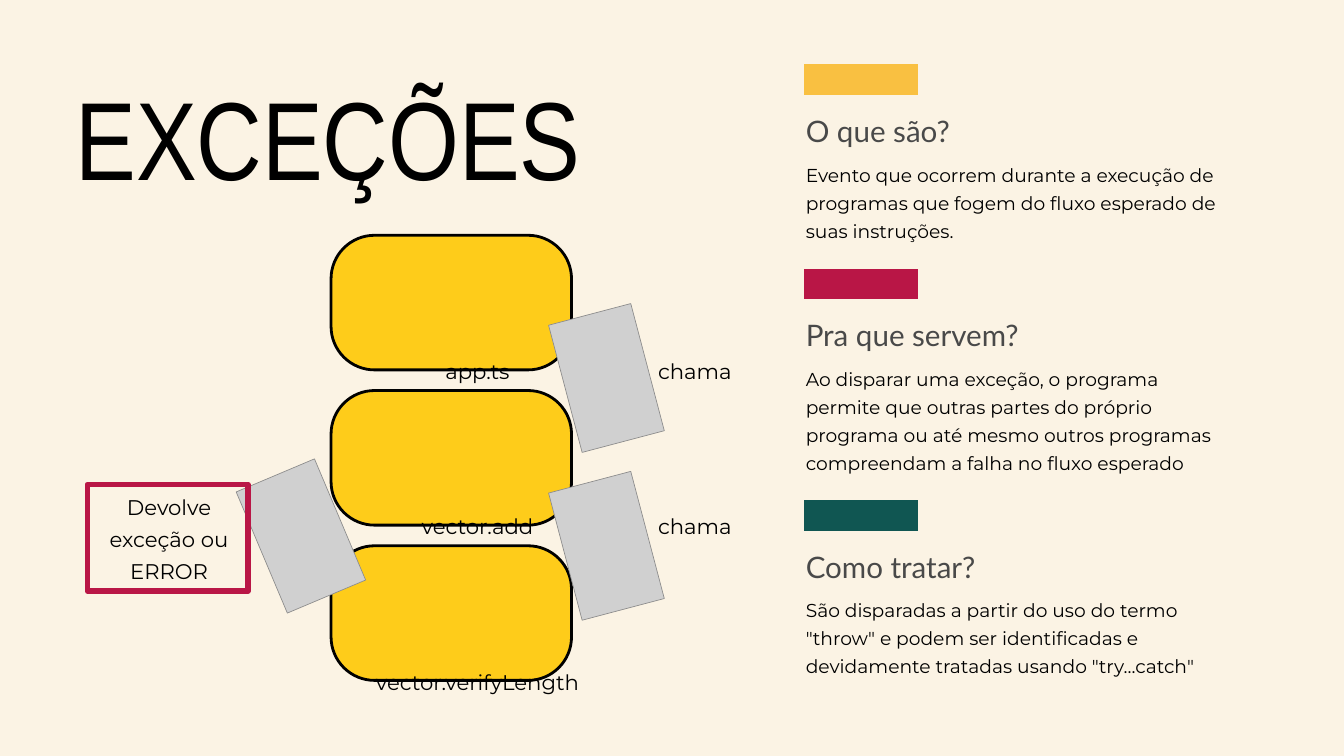
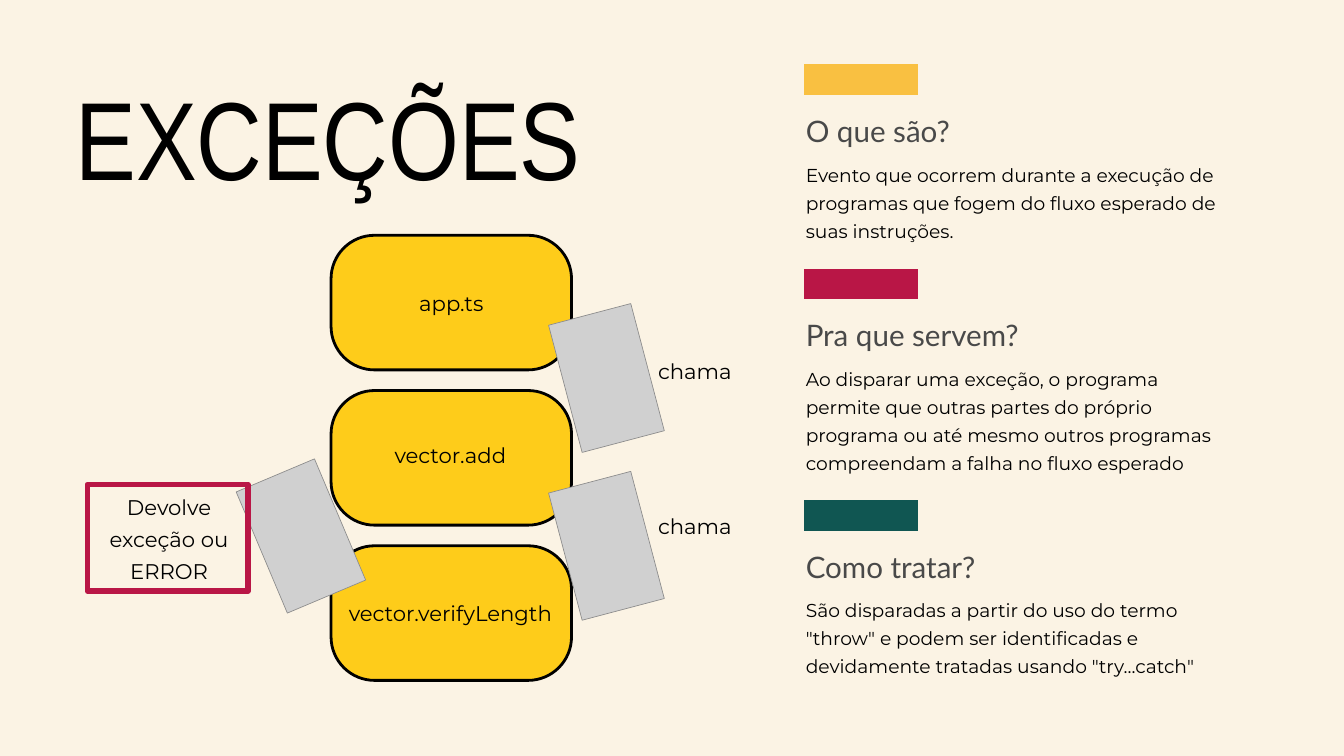
Before and after one commit to rafaelcalves/gitbook-prof-rafa, a slide deck: slide 29 of POO/Aulas/PPT/Aula #11 - Estruturas de Dados.pptx. Drawn at 1344x756 pixels with LibreOffice and Linux fonts; fonts in the diff are those of the drawing; grey boxes stand for pictures. Boxes give left, top, right and bottom in pixels: in the first picture for what was removed or moved away, otherwise in the second. Text is boxed around its words. In the diff, an @@ line names an element or a change of style, - is before the commit and + after.

```diff
--- a/POO/Aulas/PPT/Aula #11 - Estruturas de Dados.pptx
+++ b/POO/Aulas/PPT/Aula #11 - Estruturas de Dados.pptx
@@ text "app.ts": place and size @@
-text "app.ts" at <box>445,365,509,385</box>
+text "app.ts" at <box>419,297,483,315</box>
@@ text "vector.add" rewrapped from <box>422,518,534,540</box> to <box>395,447,507,463</box> @@
@@ text "vector.verifyLength" rewrapped from <box>376,669,579,696</box> to <box>349,605,552,626</box> @@
@@ freeform shape at <box>331,546,572,680</box>: outline redrawn @@
```
Also in this commit, not shown: 7 other files.
